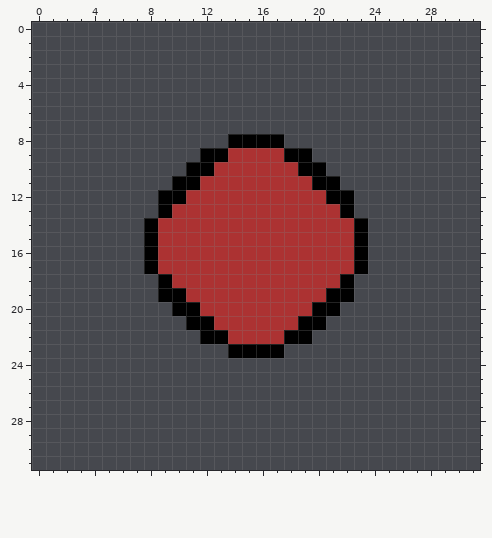
A pixel-art file gets an edit: sprites/Sprite-0001.aseprite. The first picture shows the starting point.
32x32 pixels, 1 frame.
Now the later version:
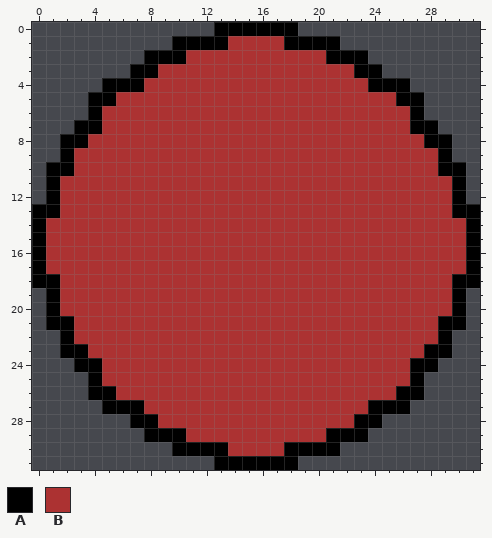
Palette (. is transparent): A #000000  B #ac3232
Change:
Colour A now appears in row 0 at x 13 to 18; in row 1 at x 10 to 13 and 18 to 21; in row 2 at x 8 to 10 and 21 to 23; in row 3 at x 7 to 8 and 23 to 24; in row 4 at x 5 to 7 and 24 to 26; in row 5 at x 4 to 5 and 26 to 27.
Colour A now appears in row 6 at x 4 and 27; in row 7 at x 3 to 4 and 27 to 28; in row 8 at x 2 to 3 and 28 to 29; in row 9 at x 2 and 29; in row 10 at x 1 to 2 and 29 to 30; in rows 11 to 12 at x 1 and 30.
Colour A now appears in row 13 at x 0 to 1 and 30 to 31; in rows 14 to 17 at x 0 and 31; in row 18 at x 0 to 1 and 30 to 31; in rows 19 to 20 at x 1 and 30; in row 21 at x 1 to 2 and 29 to 30; in row 22 at x 2 and 29.
Colour A now appears in row 23 at x 2 to 3 and 28 to 29; in row 24 at x 3 to 4 and 27 to 28; in row 25 at x 4 and 27; in row 26 at x 4 to 5 and 26 to 27; in row 27 at x 5 to 7 and 24 to 26; in row 28 at x 7 to 8 and 23 to 24.
Colour A now appears in row 29 at x 8 to 10 and 21 to 23; in row 30 at x 10 to 13 and 18 to 21; in row 31 at x 13 to 18.
Colour B now appears in row 1 at x 14 to 17; in row 2 at x 11 to 20; in row 3 at x 9 to 22; in row 4 at x 8 to 23; in row 5 at x 6 to 25; in rows 6 to 7 at x 5 to 26.
Colour B now appears in row 8 at x 4 to 13 and 18 to 27; in row 9 at x 3 to 11 and 20 to 28; in row 10 at x 3 to 10 and 21 to 28; in row 11 at x 2 to 9 and 22 to 29; in rows 12 to 13 at x 2 to 8 and 23 to 29; in rows 14 to 17 at x 1 to 7 and 24 to 30.
Colour B now appears in rows 18 to 19 at x 2 to 8 and 23 to 29; in row 20 at x 2 to 9 and 22 to 29; in row 21 at x 3 to 10 and 21 to 28; in row 22 at x 3 to 11 and 20 to 28; in row 23 at x 4 to 13 and 18 to 27; in rows 24 to 25 at x 5 to 26.
Colour B now appears in row 26 at x 6 to 25; in row 27 at x 8 to 23; in row 28 at x 9 to 22; in row 29 at x 11 to 20; in row 30 at x 14 to 17.
The author changed colour A to colour B in row 8 at x 14 to 17; in row 9 at x 12 to 13 and 18 to 19; in row 10 at x 11 to 12 and 19 to 20; in row 11 at x 10 to 11 and 20 to 21; in row 12 at x 9 to 10 and 21 to 22; in row 13 at x 9 and 22.
The author changed colour A to colour B in rows 14 to 17 at x 8 and 23; in row 18 at x 9 and 22; in row 19 at x 9 to 10 and 21 to 22; in row 20 at x 10 to 11 and 20 to 21; in row 21 at x 11 to 12 and 19 to 20; in row 22 at x 12 to 13 and 18 to 19.
The author changed colour A to colour B in row 23 at x 14 to 17.
